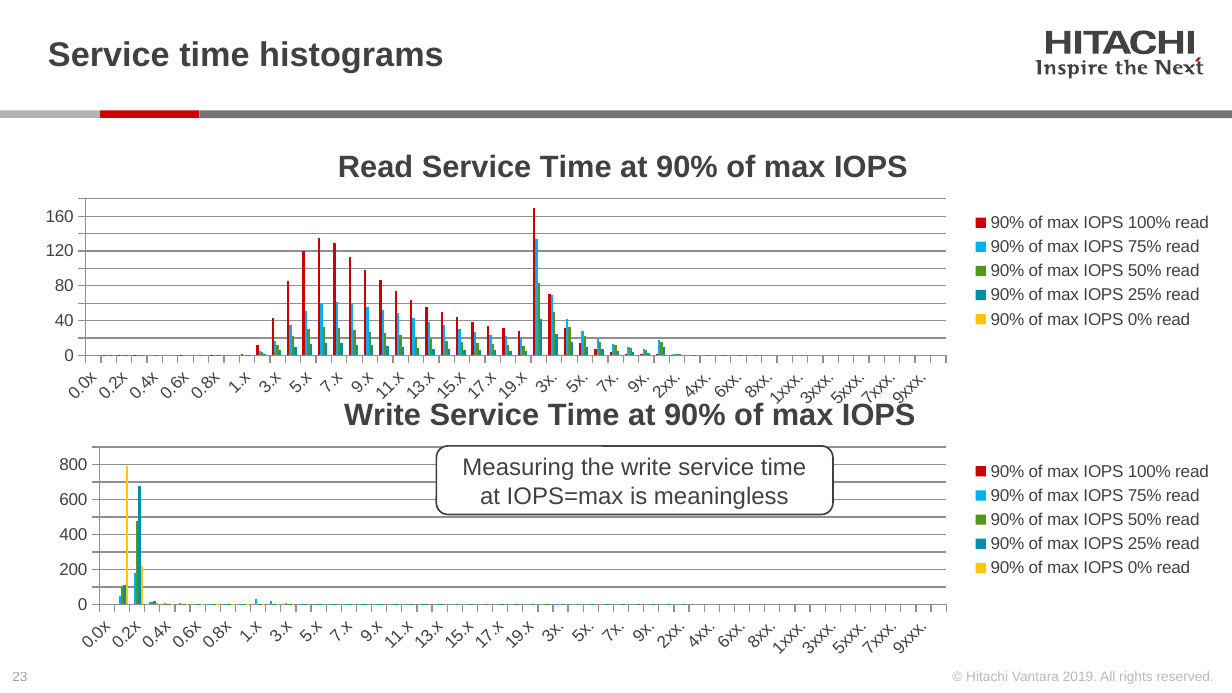
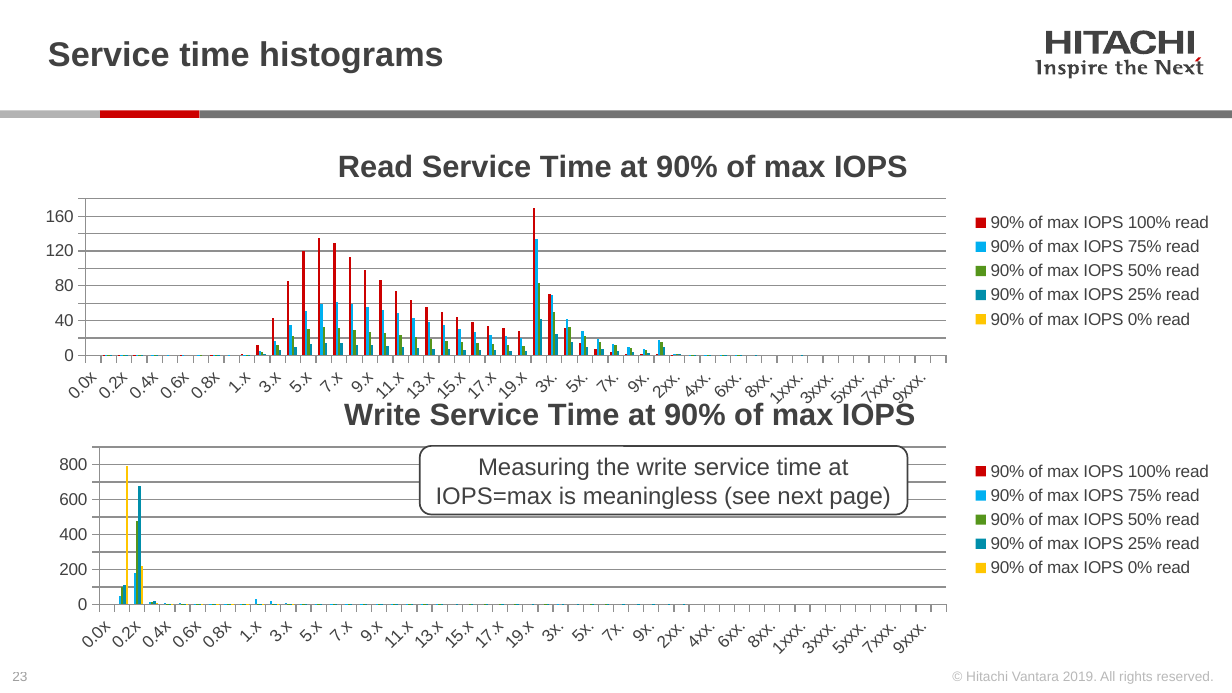
Before and after one commit to Hitachi-Data-Systems/ivy, a slide deck: slide 23 of doc/Introduction_to_ivy.pptx. Drawn at 1232x693 pixels with LibreOffice and Linux fonts; fonts in the diff are those of the drawing. Boxes give left, top, right and bottom in pixels: in the first picture for what was removed or moved away, otherwise in the second. Text is boxed around its words. In the diff, an @@ line names an element or a change of style, - is before the commit and + after.

```diff
--- a/doc/Introduction_to_ivy.pptx
+++ b/doc/Introduction_to_ivy.pptx
@@ rounded rectangle "Measuring the write service time ...": place and size @@
-rounded rectangle "Measuring the write service time ..." at bbox=[436, 446, 833, 515]
+rounded rectangle "Measuring the write service time ..." at bbox=[420, 446, 908, 515]
@@ text in rounded rectangle at bbox=[436, 457, 890, 509]: text changed @@
-Measuring the write service time at IOPS=max is meaningless
+Measuring the write service time at IOPS=max is meaningless (see next page)
```
Also in this commit, not shown: 1 other slide changed, 1 slide added, 12 other files.
